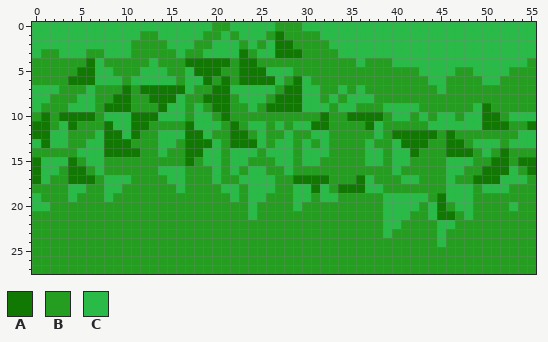
A pixel-art sprite gets an edit: img/background/8.png. The first picture shows the starting point.
The file is 56x28 pixels.
Palette (. is transparent): A #117804  B #259d21  C #29ba47
Pixels before, first column x 0:
 0 CCCCCCCCCCCCCCCCCCCCBBCCCCCBBBCCCCCCCCCCCCCCCCCCCCCCCCCC
 1 CCCCCCCCCCCCBBCCCCCBBCBCCCBABBBBCCCCCCCCCCCCCCCCCCCCCCCC
 2 CCCCCCCCCCCBBBBCCCBBCCCBCBCAABBBBCCCCCCCCCCCCCCCCCCCCCCC
 3 CBBCCCBBCCCBBBBBCBBCCCCABCCAAABBBBCCCCCCCCCCCCCCCCCCCCCC
 4 BBBBBBACBBBBBCBBBAAAAABAABBBBBBBBBBBCBBBCCCCCCCCCCCCCCCB
 5 BBBBBAACCBBBCCCBBCAAABBAAACCCBBBBBBBBBBBBBBCCCCBBCCCCBBB
 6 BBBBAAACCCBCCCCCBCCABABAAAACBACBBBBBBBBBBBBBCCBBBBCCBBBB
 7 CCCBBBCBBBABAAAAACBBAACCCCCBAACCBBCBCBBBBBBBBCBBBBBBBBBB
 8 CCBBBCCBBAABBAAACBBAAABCCCBAAACCBCBCCCBBBBBBBBBBBBBBBBBB
 9 CBBBCCCBAAABBBACCBCBAABBCBAAAACCCBCCBBBCCCCBBBBBBCABBBBB
10 BABAAAABCCCAAACCCBCCBABBBBBBBBBBABBAAAABCCBCBCCBCCAABCCC
11 AABCABBBACCAABBBBACCCBABCCBCBCCAABBBBACBBBBBCCCCCCAAABBA
12 AACCBBBCAACABBCCCAACBBAABCBBCBBCCBBBBBCBAAAAABABBBBBBBCC
13 CACCBBCCAAABBBCCBAAACBAAACBCCBCBCBBBBCBBCAAABBAABCCCBCCC
14 BBBBBCCCAAAABBCBBAACCBCCCBCCCBCCCBBBBCCBCCABBBAAABCBABBB
15 ACCCABCCBBBBBBBBBABCCBCCBBBCCBCCBBBBBCCBCCBBBBCCCBBAABAA
16 ACCBAABCBBBBBBCCCBBBCBCBCCBBCBBBBBBBBBBBCBBBBBCCBBAAACBA
17 ACBBAAABCCCBBBBCCBBBCBBCCCCBBAAAABBBACBBBCCBBBCBBAAACCCB
18 BBBBCCBBCCBBBBBBCBBBBCCBCCCBBCCACBAAACCBBBBBBBCCCBCCCBBB
19 CBBBCBBBCBBBBBBBBBBBBBCBCCBBBCCBCCBBBBBCCCCCBACCCBBBBBBB
20 CCBBBBBBBBBBBBBBBBBBBBBBCBBBBCBBBBBBBBBCCCCBCABCCBBBBCBB
21 BBBBBBBBBBBBBBBBBBBBBBBBCBBBBBBBBBBBBBBCCCBBCAABCBBBBBBB
22 BBBBBBBBBBBBBBBBBBBBBBBBBBBBBBBBBBBBBBBCCBBBBCCBBBBBBBBB
23 BBBBBBBBBBBBBBBBBBBBBBBBBBBBBBBBBBBBBBBCBBBBBCBBBBBBBBBB
24 BBBBBBBBBBBBBBBBBBBBBBBBBBBBBBBBBBBBBBBBBBBBBCBBBBBBBBBB
25 BBBBBBBBBBBBBBBBBBBBBBBBBBBBBBBBBBBBBBBBBBBBBBBBBBBBBBBB
26 BBBBBBBBBBBBBBBBBBBBBBBBBBBBBBBBBBBBBBBBBBBBBBBBBBBBBBBB
27 BBBBBBBBBBBBBBBBBBBBBBBBBBBBBBBBBBBBBBBBBBBBBBBBBBBBBBBB
After the commit:
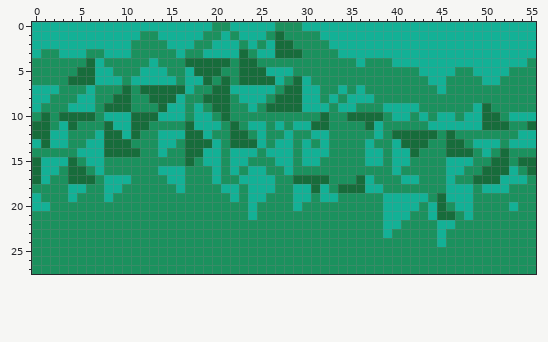
The edit:
colour A: #117804 -> #176c3b
colour B: #259d21 -> #1b915e
colour C: #29ba47 -> #13b196
Pixel boxes of the changes (left, top, right, bottom) in both pictures:
changed: (32, 22, 536, 274)
